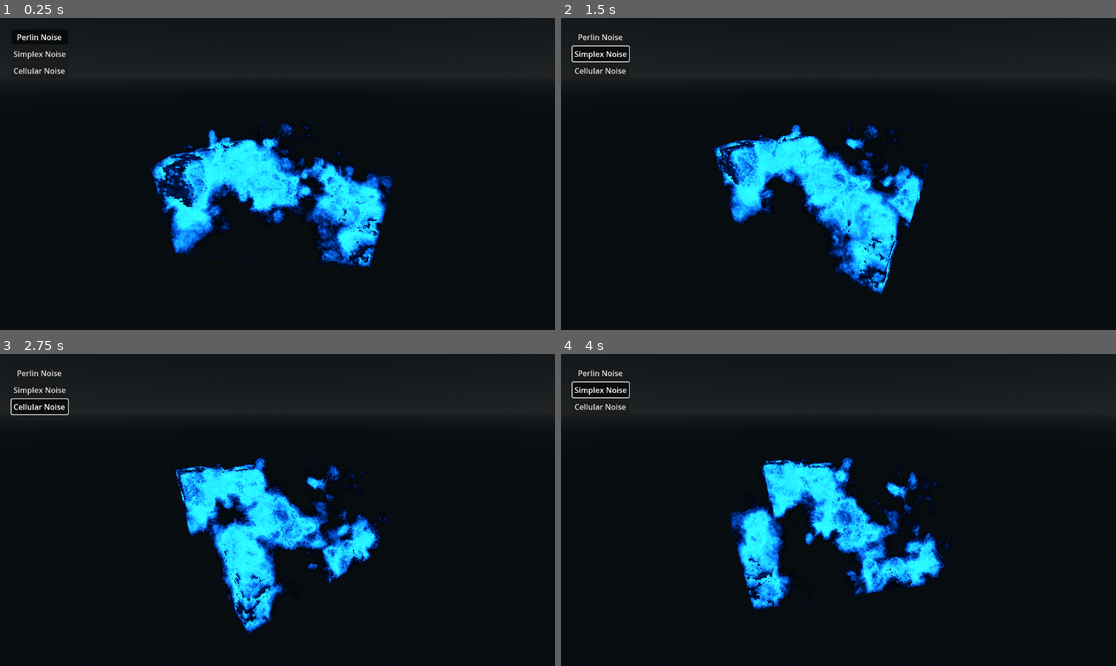
Above: before the commit, frames 1-4 (two rows, left to right).
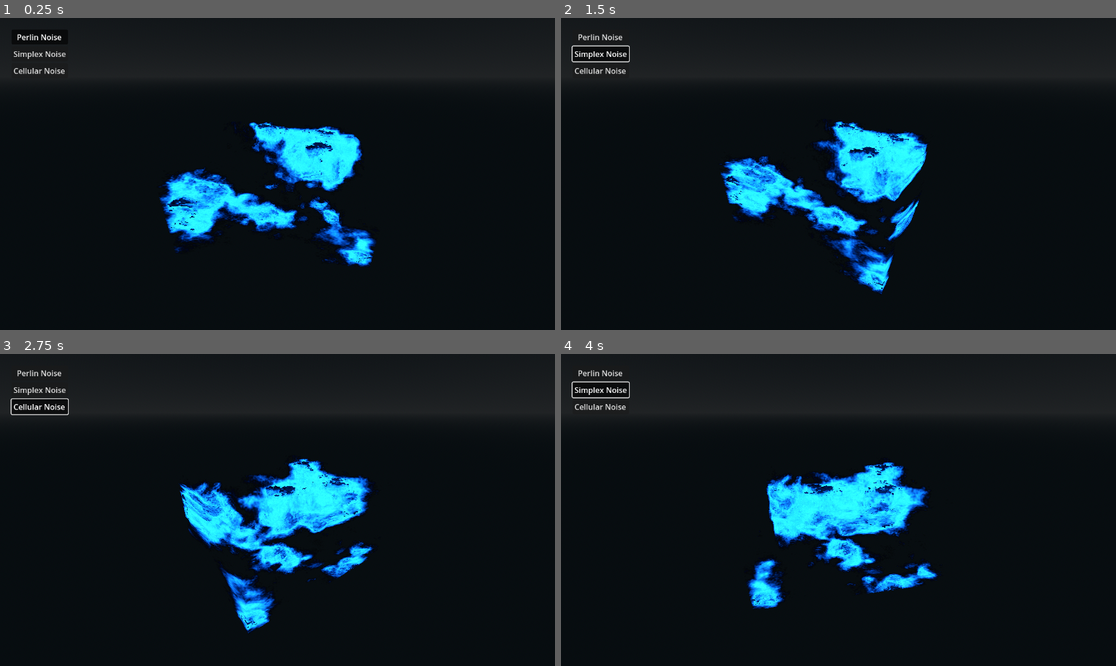
Above: after the commit, the same moments.

Repository: 1hue/GodotTexture3DVisualizer
Game: Godot game, scene res://demo/main.tscn
The game is run twice, just before and just after one commit, with the same random seed, the same clock (stepped at 60 frames per second) and the same inputs.
Inputs:
- Up to frame 1 (0.25 s): no input
- Up to frame 2 (1.5 s): click "Perlin Noise" at 0.5 s; click "Simplex Noise" at 1.25 s
- Up to frame 3 (2.75 s): click "Cellular Noise" at 2 s
- Up to frame 4 (4 s): click "Perlin Noise" at 2.75 s; click "Simplex Noise" at 3.5 s

The runs differ from the first frame. In frame 1, 12% of the frame differs, in the area x 27-71%, y 33-80%; in frame 2, 11%; in frame 3, 11%; in frame 4, 11%.

Commit message:
Revert simplex noise tex change

Diff:
--- a/demo/resources/simplex_noise_texture_3d.tres
+++ b/demo/resources/simplex_noise_texture_3d.tres
@@ -13,6 +13,7 @@
 
 [resource]
 width = 128
+height = 128
 depth = 128
 noise = SubResource("FastNoiseLite_tlfx0")
 color_ramp = SubResource("Gradient_n4w22")
